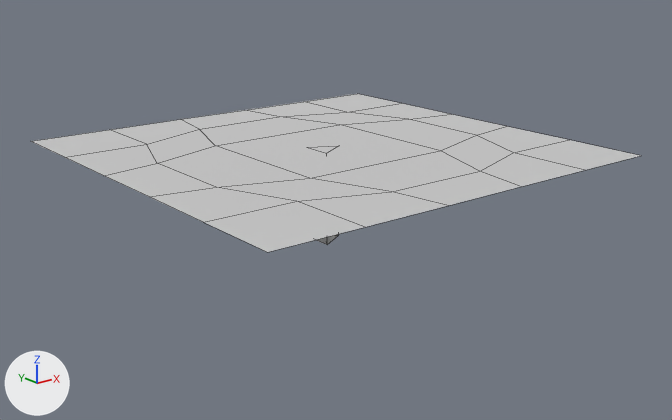
Before and after pictures for a commit that changed the Blender file maps/flower/flower.blend.
Rendered twice from a 50 mm lens placed at (-0.0589, -0.0753, 0.0331), pointed at (0.0014, 0.0, 0.0029). Arrows for +X, +Y and +Z are at lower left; the lights stay in place. Mesh edges are drawn as thin lines.

In view in the first picture: 'flower'.
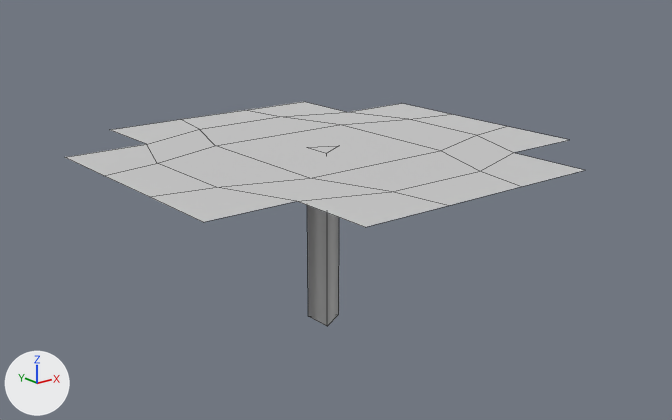
Diff of the bpy script that builds the scene:
```diff
--- a/maps/flower/flower.blend.py
+++ b/maps/flower/flower.blend.py
@@ me_flower @@
 # used by ob_flower; location = (0.0, 0.0, 0.0)
 # verts and faces of me_flower; kept vertices keep their numbers, new ones are numbered from 43
 # before: 28 (0.0139, 0.0135, 0.01) at pixel (346, 112), 29 (0.0232, 0.0135, 0.01) at pixel (401, 103), 34 (0.0139, 0.0226, 0.01) at pixel (303, 101), 35 (0.0232, 0.0226, 0.01) at pixel (357, 93)
-me_flower.from_pydata(...)  # 43 vertices, 30 faces; spans x -0.023..0.0232, y -0.0226..0.0226, z 0.0..0.01
+me_flower.from_pydata(...)  # 38 vertices, 24 faces; spans x -0.023..0.0232, y -0.0226..0.0226, z -0.0094..0.01
+# me_flower part 1
+# 6 vertices are removed from x -0.023..0.0232, y -0.0226..0.0226, z 0.0..0.01
+# 8 faces are deleted
+# 1 vertex moves from x -0.0012, y 0.0017, z 0.0 to x -0.0012, y 0.0017, z -0.0094
+# 2 vertices are added at (-0.0012, -0.0018, -0.0094), (0.0018, 0.0, -0.0094)
+# 3 new faces join them, mat_soil (its picture is missing)
+# me_flower part 2
+delete_vertices([35])  # with the faces that use them
 me_flower.materials.append(mat_light_world_soil_alpha)
```

Pixel boxes [x1, y1, x2, y2] of what changed, in the pictures (672 x 420 px):
'flower', reshaped (15% narrower, 42% taller)
    before: [31, 94, 641, 252]
    after: [65, 102, 584, 326]
part 1 of me_flower, cut back
    before: [31, 130, 641, 252]
    after: [307, 205, 339, 326]
part 2 of me_flower, deleted
    before: [304, 94, 401, 112]
